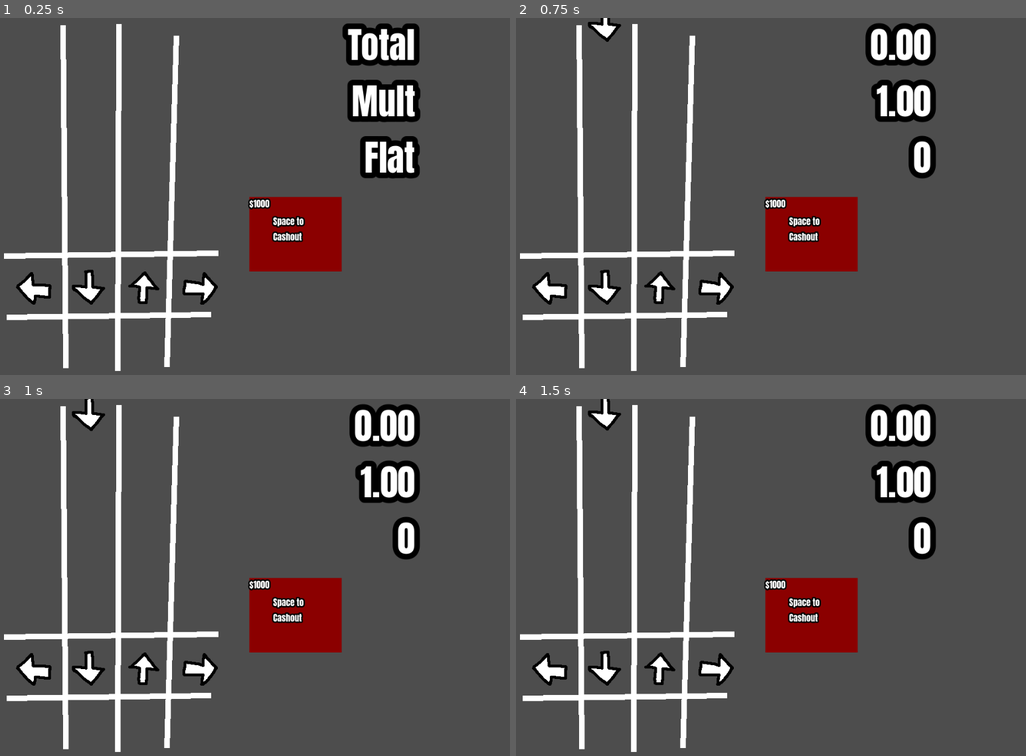
Above: before the commit, frames 1-4 (two rows, left to right).
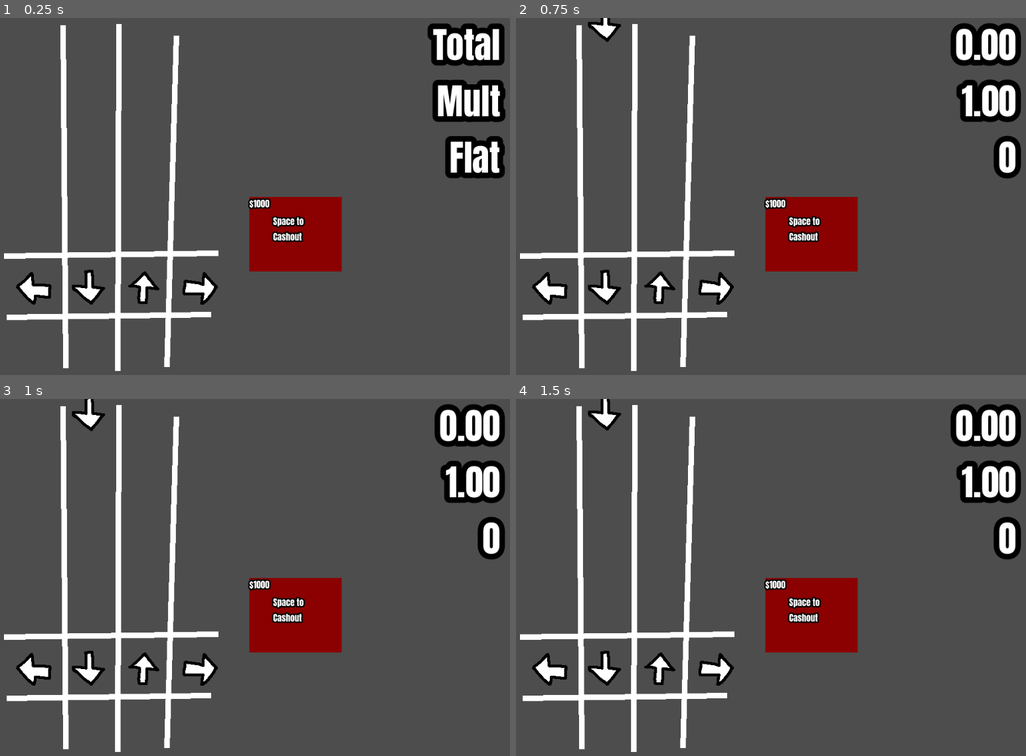
Above: after the commit, the same moments.

Repository: CWmain/cashoutCombo
Game: Godot game, scene res://Scenes/game/game.tscn
Same seed, same stepped clock (60 frames per second), same inputs: the game is played once before the commit and once after it.
Inputs:
- Up to frame 1 (0.25 s): no input
- Up to frame 2 (0.75 s): tap Enter at 0.5 s; hold D (Right) from 0.53 s (still down); tap R (RandomNote) at 0.6 s
- Up to frame 3 (1 s): keep holding D (Right)
- Up to frame 4 (1.5 s): release D (Right) at 1.28 s; hold S (Down) from 1.28 s (still down); tap Space (cashout) at 1.35 s

The runs differ from the first frame. In frame 1, 9.0% of the frame differs, in the area x 67-100%, y 1-45%; in frame 2, 6.8%; in frame 3, 6.8%; in frame 4, 6.8%.

Commit message:
placed score on the right

Diff:
--- a/Scenes/game/game.tscn
+++ b/Scenes/game/game.tscn
@@ -19,8 +19,6 @@
 transform = Transform2D(1, 0, 0, 1, 30, 5)
 
 [node name="score_board" parent="." instance=ExtResource("3_g0siu")]
-offset = Vector2(480, 0)
-transform = Transform2D(1, 0, 0, 1, 480, 0)
 
 [node name="shop" parent="." instance=ExtResource("4_g0siu")]
 offset = Vector2(480, 325)
--- a/objects/ScoreBoard/score_board.tscn
+++ b/objects/ScoreBoard/score_board.tscn
@@ -8,8 +8,13 @@
 
 [node name="VBoxContainer" type="VBoxContainer" parent="."]
 custom_minimum_size = Vector2(300, 0)
-offset_right = 40.0
-offset_bottom = 40.0
+anchors_preset = 1
+anchor_left = 1.0
+anchor_right = 1.0
+offset_left = -326.0
+offset_right = -26.0
+offset_bottom = 302.0
+grow_horizontal = 0
 theme = ExtResource("2_b4qey")
 alignment = 2
 
